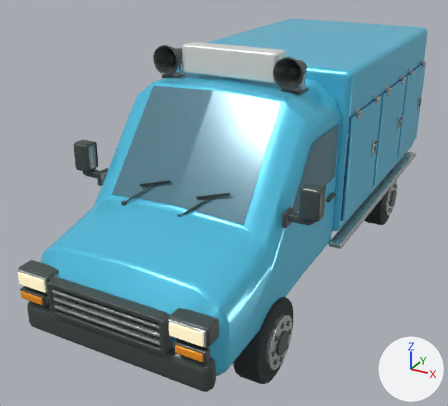
The Blender file source_blender/IceCreamVan.blend, before and after one commit.
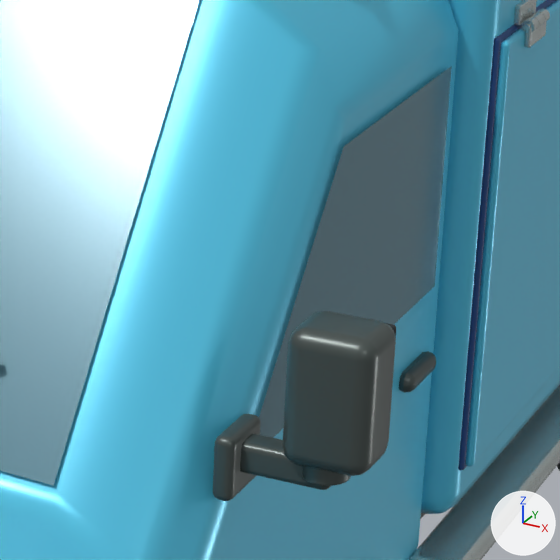
Old and new are each drawn whole from a 50 mm lens placed at (2.88, -6.31, 3.84), pointed at (-0.36, -0.42, 0.9) and again close up on the part from 52% to 82% of the width and 27% to 60% of the height. Arrows for +X, +Y and +Z are at lower right; the lights stay in place. The older version's two pictures come first.

The scene before the commit, as lines of its bpy script (objects in view):
```python
me_cube_091 = bpy.data.meshes.new('Cube.091')
me_cube_091.from_pydata(...)  # 96 vertices, 98 faces; spans x -0.023..0.023, y -0.079..0.079, z -0.072..0.072
me_cube_091.materials.append(mat_graphite_trim)  # dark grey #4d5755
me_cube_104 = bpy.data.meshes.new('Cube.104')
me_cube_104.from_pydata(...)  # 96 vertices, 98 faces; spans x -0.013..0.013, y -0.527..0.527, z -0.565..0.565
me_cube_104.materials.append(mat_glacier_blue_enamel)  # cyan #55c7e8
me_pressed_steel_bonnet_and_cab_precision_surface = bpy.data.meshes.new('Pressed steel bonnet and cab precision surface')
me_pressed_steel_bonnet_and_cab_precision_surface.from_pydata(...)  # 55 vertices, 46 faces; spans x -1.0..1.0, y -2.98..-0.46, z 0.52..2.52
me_pressed_steel_bonnet_and_cab_precision_surface.polygons.foreach_set('use_smooth', [True] * 46)
me_pressed_steel_bonnet_and_cab_precision_surface.materials.append(mat_glacier_blue_enamel)  # cyan #55c7e8
ob_freezer_hatch_003 = bpy.data.objects.new('Freezer hatch.003', me_cube_104)
ob_freezer_hatch_003.parent = ob_sjöstadsglass
ob_freezer_hatch_003.location = (1.088, 0.12, 1.56)
ob_mirror_mounting_plate_001 = bpy.data.objects.new('Mirror mounting plate.001', me_cube_091)
ob_mirror_mounting_plate_001.parent = ob_sjöstadsglass
ob_mirror_mounting_plate_001.location = (1.008, -1.77, 1.566)
ob_pressed_steel_bonnet_and_cab = bpy.data.objects.new('Pressed steel bonnet and cab', me_pressed_steel_bonnet_and_cab_precision_surface)
ob_pressed_steel_bonnet_and_cab.parent = ob_sjöstadsglass
ob_pressed_steel_bonnet_and_cab.location = (0.0, 0.0, 0.0)
_m = ob_pressed_steel_bonnet_and_cab.modifiers.new('Controlled body edge highlights', 'BEVEL')
_m.width = 0.035
_m.width_pct = 0.035
_m.segments = 3
_m = ob_pressed_steel_bonnet_and_cab.modifiers.new('Body highlight normals', 'WEIGHTED_NORMAL')
# also in view: 'Mirror arm.001' at (1.11, -1.77, 1.58); 'Cab door window.001' at (1.01, -1.15, 1.82); 'Swept windscreen.001' at (0.35, -1.65, 2.0); 'Door mirror housing.001' at (1.22, -1.77, 1.75); 'Continuous side step.001' at (1.07, 1.13, 0.76)
```
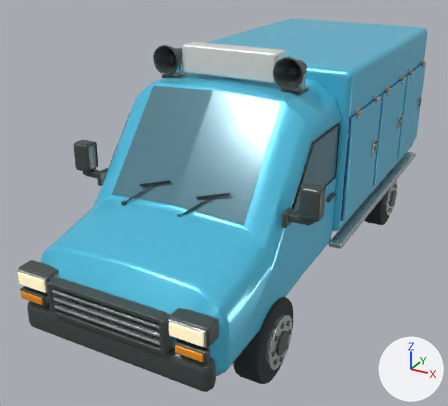
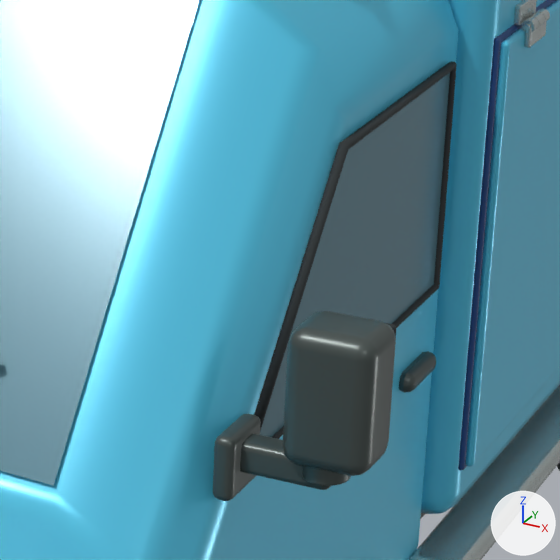
Changed parts and their boxes (x1, y1, x2, y2) in the close-ups (560 x 560 px):
```json
{"object": "Cab window gasket.001", "change": "added", "after": [254, 61, 456, 439]}
```

Scene script edits in JSON lines:
```json
{"op": "add", "block": "cu_cab_window_gasket_001", "code": ["cu_cab_window_gasket_001 = bpy.data.curves.new('Cab window gasket.001', 'CURVE')", "cu_cab_window_gasket_001.dimensions = '3D'", "_sp = cu_cab_window_gasket_001.splines.new('POLY'); _sp.points.add(3)", "_sp.points.foreach_set('co', [1.012, -1.738, 1.535, 1.0, 1.012, -0.56, 1.535, 1.0, 1.012, -0.56, 2.095, 1.0, 1.012, -1.257, 2.095, 1.0])", "_sp.use_cyclic_u = True", "cu_cab_window_gasket_001.materials.append(mat_tire_rubber)  # dark grey #2c3234", "cu_cab_window_gasket_001.bevel_resolution = 3", "cu_cab_window_gasket_001.bevel_depth = 0.012", "cu_cab_window_gasket_001.fill_mode = 'FULL'"]}
{"op": "add", "block": "ob_cab_window_gasket_001", "code": ["ob_cab_window_gasket_001 = bpy.data.objects.new('Cab window gasket.001', cu_cab_window_gasket_001)", "ob_cab_window_gasket_001.parent = ob_sjöstadsglass", "ob_cab_window_gasket_001.location = (0.0, 0.0, 0.0)"]}
```
